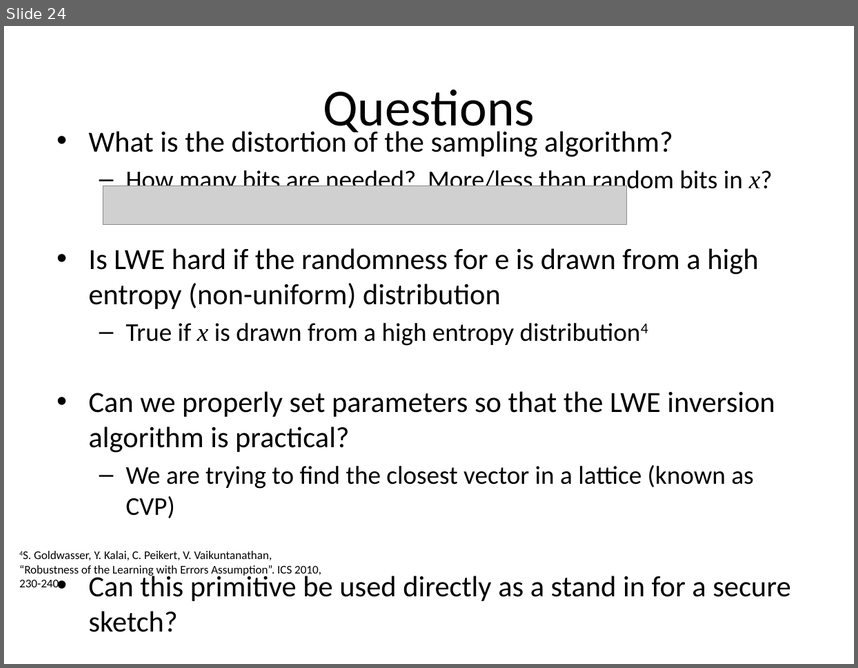
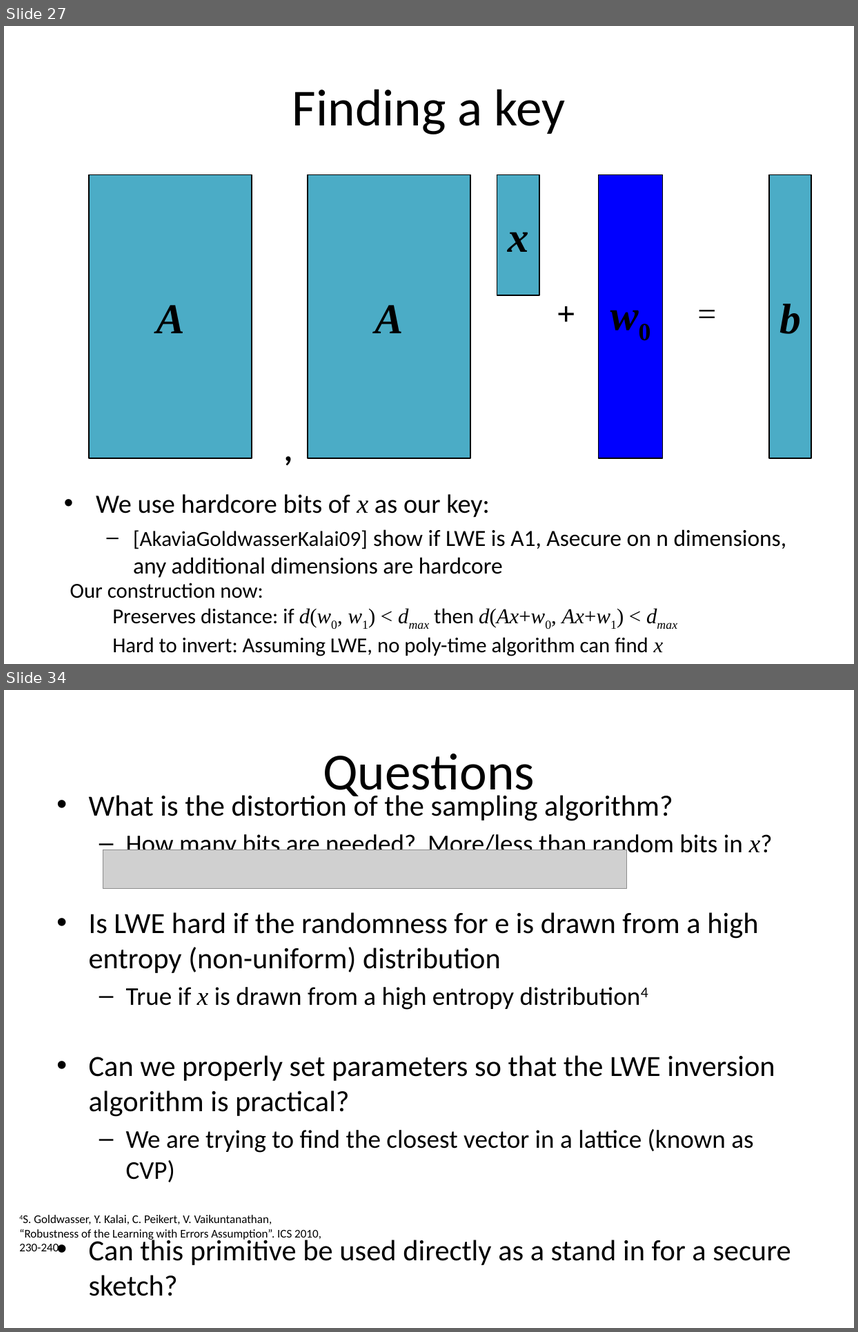
Before and after one commit to xianruimeng/comp-fuzzy-ext, a slide deck: ComputationalFuzzyExtractors.pptx. Shown one above the other, each under a label of ours: slide 24 before the commit, slides 27 and 34 after it; the slides between them are not shown. The pictures are 858x668 and 858x1332 pixels, drawn with LibreOffice and Linux fonts; fonts in the diff are those of the drawing; grey boxes stand for pictures. Boxes give left, top, right and bottom in pixels: in the first picture for what was removed or moved away, otherwise in the second. Text is boxed around its words. In the diff, an @@ line names an element or a change of style, - is before the commit and + after.

```diff
--- a/ComputationalFuzzyExtractors.pptx
+++ b/ComputationalFuzzyExtractors.pptx
@@ slide 27 added at (4,26,854,664), background #FFFFFF @@
@@ title added at (292,89,566,134), 44 pt, text #000000 @@
+Finding a key
@@ rectangle added at (89,175,252,458), fill #4BACC6, outline #000000 1 pt, 36 pt, text #000000, bold, italic @@
+A
@@ rectangle added at (308,175,470,458), fill #4BACC6, outline #000000 1 pt, 36 pt, text #000000, bold, italic @@
+A
@@ rectangle added at (497,175,539,296), fill #4BACC6, outline #000000 1 pt, 36 pt, text #000000, bold, italic @@
+x
@@ rectangle added at (598,175,663,458), fill #0000FF, outline #000000 1 pt, 36 pt, text #000000, bold, italic @@
+w0
@@ rectangle added at (604,175,646,458), fill #4BACC6, outline #000000 1 pt, 36 pt, text #000000, bold, italic @@
+e
@@ rectangle added at (769,175,811,458), fill #4BACC6, outline #000000 1 pt, 36 pt, text #000000, bold, italic @@
+b
@@ text added at (548,288,584,336), 28 pt, text #000000, bold @@
++
@@ text added at (688,288,725,336), 28 pt, text #000000 @@
+=
@@ text added at (275,424,301,472), 28 pt, text #000000, bold @@
+,
@@ text added at (96,494,787,577), 19.6 pt, text #000000 @@
+• We use hardcore bits of x as our key:
+  – [AkaviaGoldwasserKalai09] show if LWE is A1, Asecure on n dimensions,
+    any additional dimensions are hardcore
@@ text added at (70,582,664,656), 18 pt, text #000000 @@
+Our construction now:
+  Preserves distance: if d(w0, w1) < dmax then d(Ax+w0, Ax+w1) < dmax
+  Hard to invert: Assuming LWE, no poly-time algorithm can find x
@@ what was slide 24 is now slide 34 @@
```
Also in this commit, not shown: 15 slides changed, 10 other slides added, 1 slide removed.
